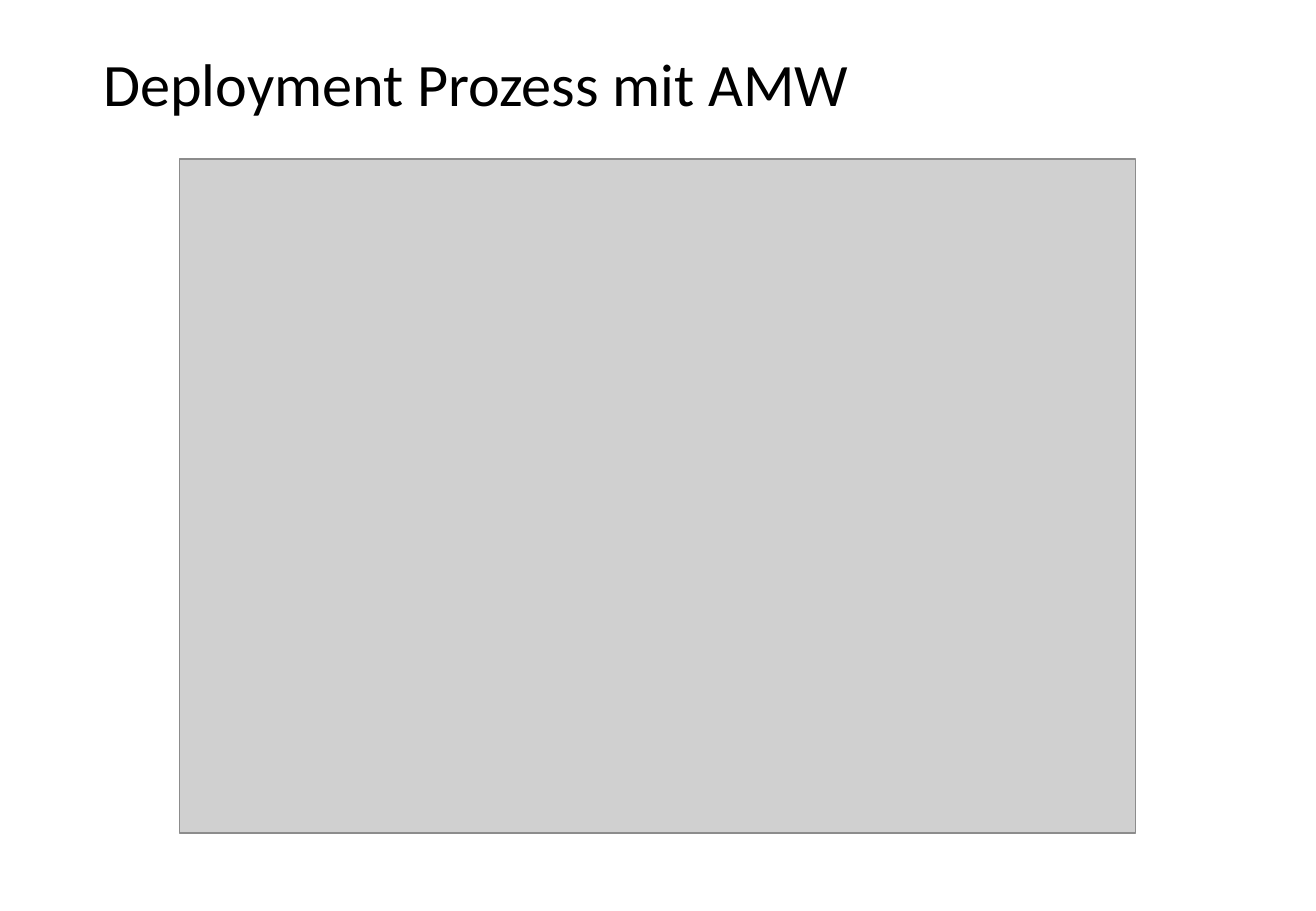
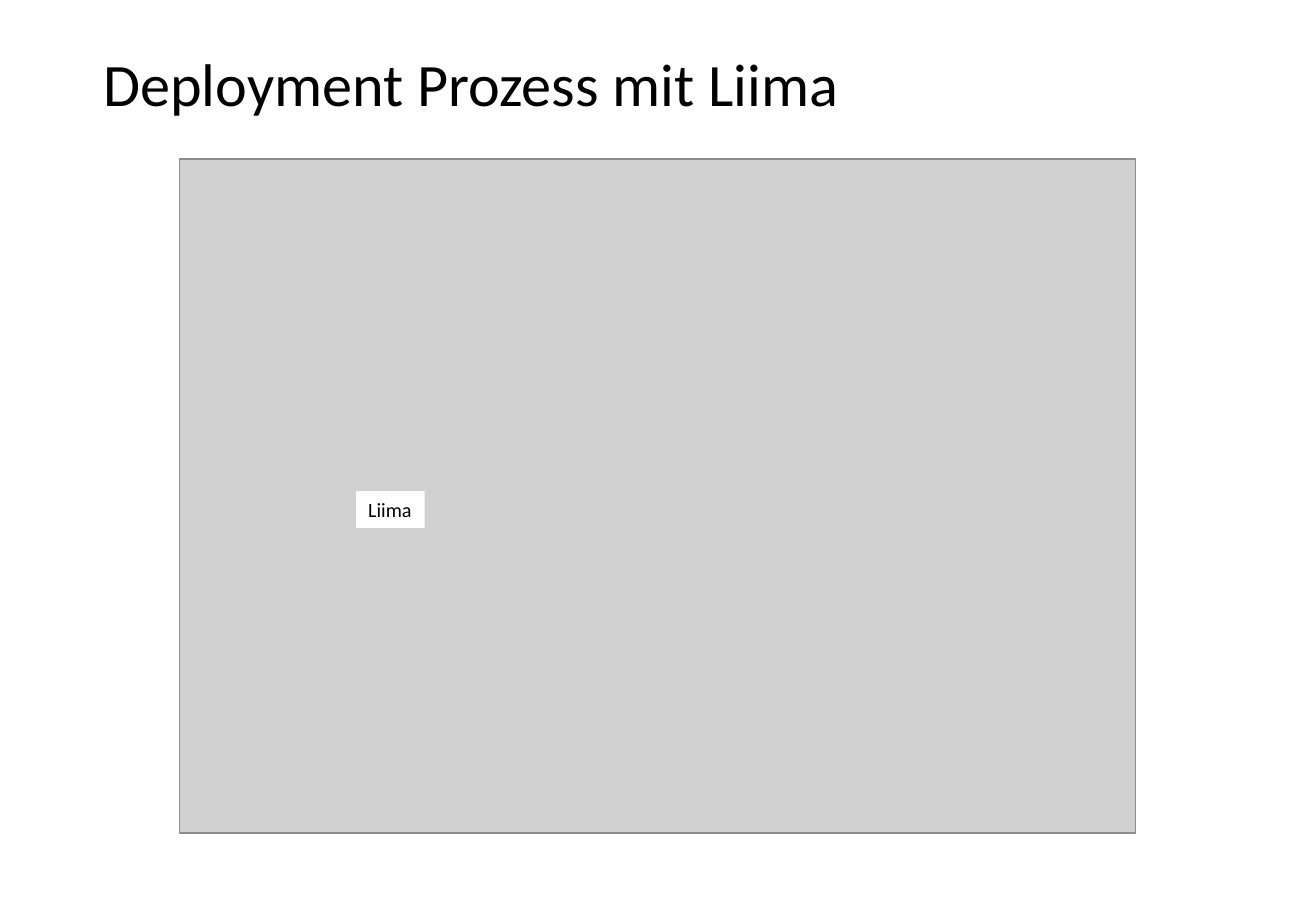
Before and after one commit to liimaorg/docs, a slide deck: slide 4 of content/feature-presentation/AMW_Features.pptx. Drawn at 1316x911 pixels with LibreOffice and Linux fonts; fonts in the diff are those of the drawing; grey boxes stand for pictures. Boxes give left, top, right and bottom in pixels: in the first picture for what was removed or moved away, otherwise in the second. Text is boxed around its words. In the diff, an @@ line names an element or a change of style, - is before the commit and + after.

Commit message:
replace amw with liima in feature presentation

```diff
--- a/content/feature-presentation/AMW_Features.pptx
+++ b/content/feature-presentation/AMW_Features.pptx
@@ title at (103, 64, 838, 116): text changed @@
-Deployment Prozess mit AMW
+Deployment Prozess mit Liima
@@ rectangle added at (356, 491, 424, 527), fill #FFFFFF, 12 pt, text #000000 @@
+Liima
```
Also in this commit, not shown: 7 other slides changed.
